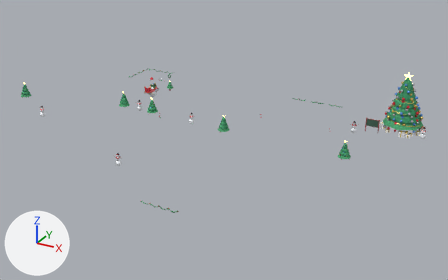
The glTF model public/models/christmas.glb as it was, and as the next commit left it.
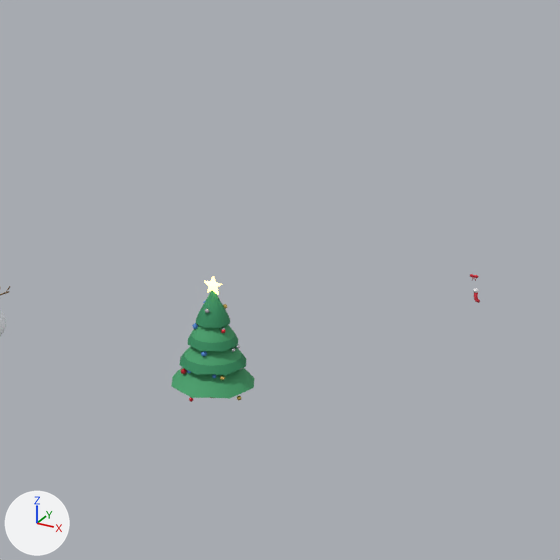
The first picture shows the older version from a 50 mm lens placed at (63.5, -88.3, 37.7), pointed at (22.3, -13.4, 0.3). The close-ups show the older and then the newer version on the part from 43% to 61% of the width and 27% to 55% of the height of that picture. Only the edits that show in the close-ups are written down. Lighting does not change. The marker at lower left points along +X, +Y and +Z. Where no turn or scale is listed for an object, it has been applied to the vertices.

Script lines for the objects in view, before the commit:
```python
me_decor_pine1 = bpy.data.meshes.new('Decor_Pine1')
me_decor_pine1.from_pydata(...)  # 216 vertices, 408 faces; spans x -0.91..0.91, y -0.94..0.94, z 0.0..2.86
# faces by material slot: [266, 70, 32, 40]
me_decor_pine1.materials.append(mat_pineneedles)  # green #308b5d
me_decor_pine1.materials.append(mat_pineneedleslight)  # green #45a26c
me_decor_pine1.materials.append(mat_pinebark)  # brown #81654b
me_decor_pine1.materials.append(mat_xmasstar)  # yellow #ffea89, glowing yellow #ffe589
ob_pine_3 = bpy.data.objects.new('Pine_3', me_decor_pine1)
ob_pine_3.parent = ob_christmasdecor
ob_pine_3.location = (20.3, -9.8, -0.12)
```
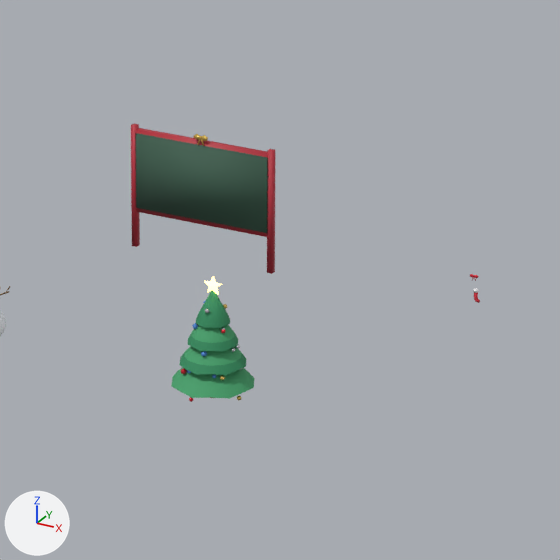
Changed parts and their boxes [x1, y1, x2, y2] in the close-ups (560 x 560 px):
'CountdownBoard', added
    after: [131, 124, 275, 274]
    faces in mat_giftboardface (dark green #3f6150): [135, 133, 268, 233]
    faces in mat_countdownwood (red #bc303f): [131, 124, 275, 274]

Edits to the bpy script that builds the scene:
```text
Add mat_countdownwood:
    mat_countdownwood = principled_material('CountdownWood')
    mat_countdownwood.base_color = (0.5, 0.03, 0.05)  # red #bc303f
    mat_countdownwood.roughness = 0.6
Add me_decor_countdownboard:
    me_decor_countdownboard.from_pydata(...)  # 84 vertices, 132 faces; spans x -1.92..1.92, y -0.13..0.07, z 0.0..3.18
    # faces by material slot: [36, 12, 84]
    me_decor_countdownboard.materials.append(mat_countdownwood)  # red #bc303f
    me_decor_countdownboard.materials.append(mat_giftboardface)  # dark green #3f6150
    me_decor_countdownboard.materials.append(mat_xmasgold)  # yellow #f9d46f
Add ob_countdownboard:
    ob_countdownboard = bpy.data.objects.new('CountdownBoard', me_decor_countdownboard)
    ob_countdownboard.location = (16.0, -2.5, -0.12)
```
